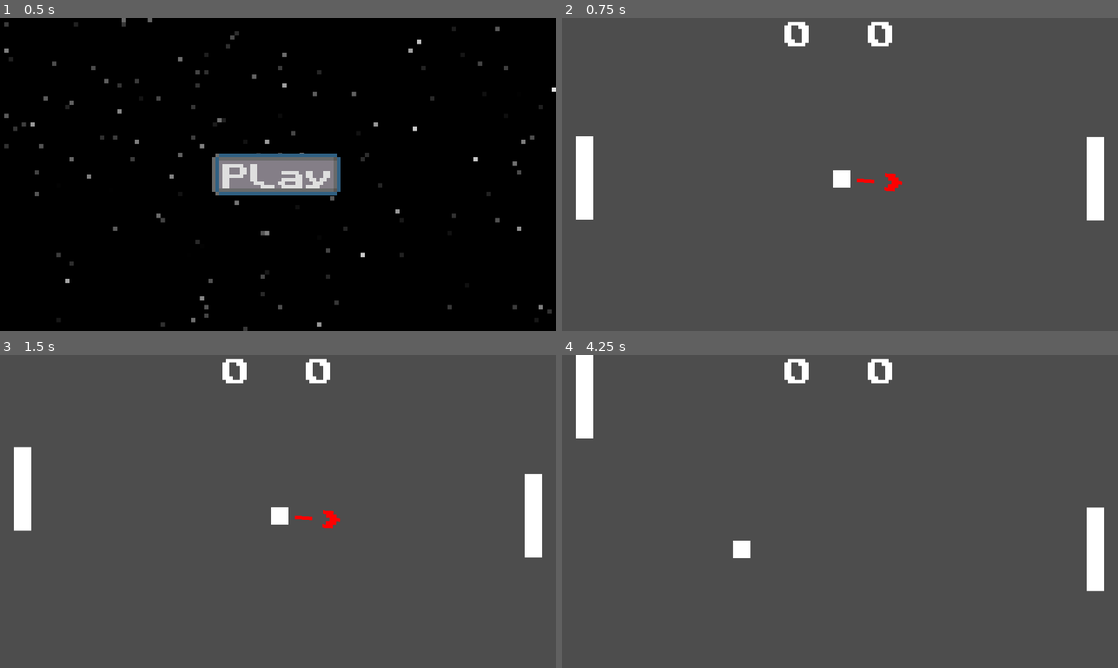
Above: before the commit, frames 1-4 (two rows, left to right).
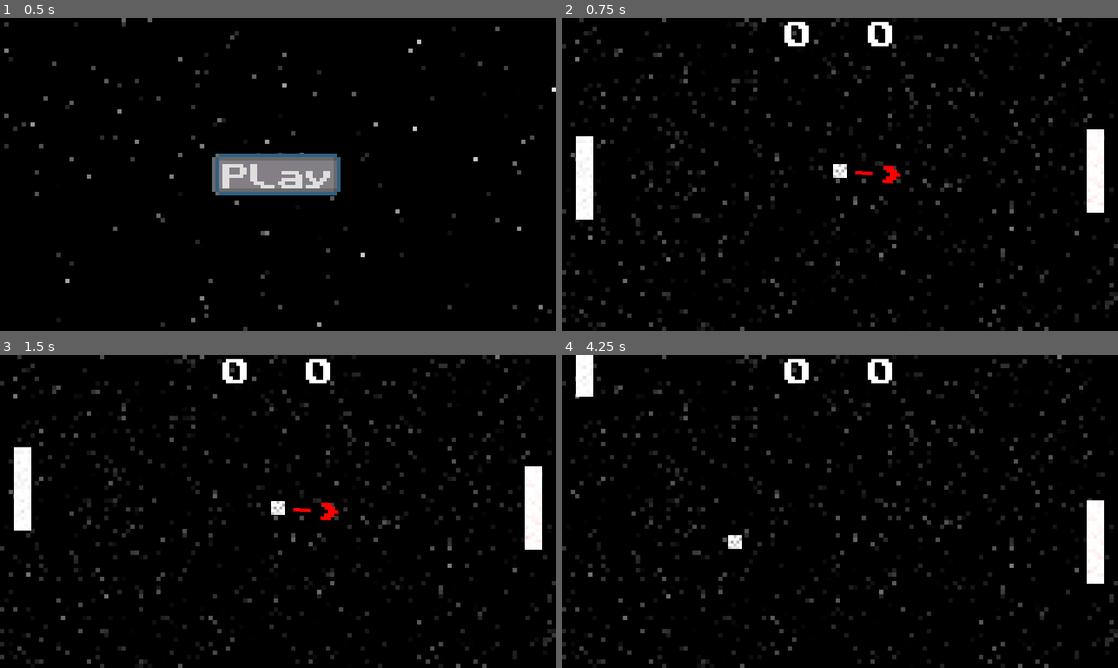
Above: after the commit, the same moments.

Repository: Shusako/godot-pong
Game: Godot game, scene res://scenes/mainmenu/mainmenu.tscn
Two runs of this game, one before a commit and one after it. Both use one fixed random seed, a clock stepped at 60 frames per second and the inputs below.
Inputs:
- Up to frame 1 (0.5 s): no input
- Up to frame 2 (0.75 s): click "Play" at 0.5 s
- Up to frame 3 (1.5 s): tap Enter at 1.25 s; hold W (move_up) from 1.28 s (still down)
- Up to frame 4 (4.25 s): release W (move_up) at 2.03 s; hold S (move_down) 2.03-2.78 s; hold W (move_up) from 2.78 s (still down)

Frame 1 is identical in both runs. In frame 2, 96% of the frame differs, in the area x 0-100%, y 0-100%; in frame 3, 96%; in frame 4, 97%.

Commit message:
add sprites to everything

Diff:
--- a/entities/ball/ball.tscn
+++ b/entities/ball/ball.tscn
@@ -1,7 +1,8 @@
-[gd_scene load_steps=5 format=3 uid="uid://bngrgk1jp3xu0"]
+[gd_scene load_steps=6 format=3 uid="uid://bngrgk1jp3xu0"]
 
 [ext_resource type="Script" path="res://entities/ball/ball.gd" id="1_gsjll"]
 [ext_resource type="FontFile" uid="uid://bklcbq12rujti" path="res://scenes/common_assets/fonts/PublicPixel-rv0pA.ttf" id="2_02lh2"]
+[ext_resource type="Texture2D" uid="uid://bobyn4jgo6vir" path="res://entities/ball/assets/ball.png" id="2_yj7bt"]
 
 [sub_resource type="PhysicsMaterial" id="PhysicsMaterial_k14as"]
 friction = 0.0
@@ -11,7 +12,7 @@
 radius = 22.0227
 
 [node name="Ball" type="RigidBody2D" node_paths=PackedStringArray("DirectionHintLabel") groups=["Ball"]]
-position = Vector2(644, 370)
+position = Vector2(640, 352)
 physics_material_override = SubResource("PhysicsMaterial_k14as")
 gravity_scale = 0.0
 can_sleep = false
@@ -23,22 +24,13 @@
 script = ExtResource("1_gsjll")
 DirectionHintLabel = NodePath("DirectionHintLabel")
 
-[node name="ColorRect" type="ColorRect" parent="."]
-anchors_preset = 8
-anchor_left = 0.5
-anchor_top = 0.5
-anchor_right = 0.5
-anchor_bottom = 0.5
-offset_left = -20.0
-offset_top = -20.0
-offset_right = 20.0
-offset_bottom = 20.0
-grow_horizontal = 2
-grow_vertical = 2
+[node name="Texture" type="Sprite2D" parent="."]
+position = Vector2(-3.8147e-06, 3.8147e-06)
+scale = Vector2(6.4, 6.4)
+texture = ExtResource("2_yj7bt")
 metadata/_edit_use_anchors_ = true
 
 [node name="CollisionShape2D" type="CollisionShape2D" parent="."]
-visible = false
 shape = SubResource("CircleShape2D_273sm")
 
 [node name="DirectionHintLabel" type="Label" parent="."]
--- a/scenes/classic_ingame/classic.tscn
+++ b/scenes/classic_ingame/classic.tscn
@@ -1,12 +1,15 @@
-[gd_scene load_steps=12 format=3 uid="uid://bbmrc3f5amrwk"]
+[gd_scene load_steps=15 format=3 uid="uid://bbmrc3f5amrwk"]
 
 [ext_resource type="Script" path="res://scenes/classic_ingame/assets/game_controller.gd" id="1_igr2h"]
 [ext_resource type="PackedScene" uid="uid://bngrgk1jp3xu0" path="res://entities/ball/ball.tscn" id="2_55mtd"]
 [ext_resource type="Script" path="res://scenes/classic_ingame/assets/score_keeper.gd" id="3_fvqlf"]
+[ext_resource type="Texture2D" uid="uid://kgm2c6a28yky" path="res://scenes/classic_ingame/assets/background.png" id="4_1x120"]
 [ext_resource type="Script" path="res://entities/playerpaddle/player_paddle.gd" id="4_k7850"]
 [ext_resource type="Script" path="res://entities/cpupaddle/cpu_paddle.gd" id="5_4gxpd"]
+[ext_resource type="Texture2D" uid="uid://cxh0nwuyxm6fs" path="res://entities/playerpaddle/assets/paddle.png" id="5_pnabw"]
 [ext_resource type="Script" path="res://scenes/classic_ingame/assets/score_zone.gd" id="6_jkw5n"]
 [ext_resource type="FontFile" uid="uid://bklcbq12rujti" path="res://scenes/common_assets/fonts/PublicPixel-rv0pA.ttf" id="7_ftunn"]
+[ext_resource type="Texture2D" uid="uid://c5d2rqrcn4ui6" path="res://entities/cpupaddle/assets/paddle.png" id="7_h2uek"]
 
 [sub_resource type="PhysicsMaterial" id="PhysicsMaterial_awbul"]
 friction = 0.0
@@ -39,19 +42,20 @@
 wait_time = 2.0
 one_shot = true
 
+[node name="Background" type="Sprite2D" parent="."]
+position = Vector2(640, 360)
+scale = Vector2(10, 10)
+texture = ExtResource("4_1x120")
+
 [node name="PlayerPaddle" type="StaticBody2D" parent="."]
 position = Vector2(32, 368)
 physics_material_override = SubResource("PhysicsMaterial_awbul")
 script = ExtResource("4_k7850")
 
-[node name="ColorRect" type="ColorRect" parent="PlayerPaddle"]
-anchors_preset = 4
-anchor_top = 0.5
-anchor_bottom = 0.5
-offset_top = -96.0
-offset_right = 40.0
-offset_bottom = 96.0
-grow_vertical = 2
+[node name="Texture" type="Sprite2D" parent="PlayerPaddle"]
+position = Vector2(20, -3.8147e-06)
+scale = Vector2(8, 8)
+texture = ExtResource("5_pnabw")
 
 [node name="CollisionShape2D" type="CollisionPolygon2D" parent="PlayerPaddle"]
 position = Vector2(-24, 0)
@@ -62,17 +66,10 @@
 physics_material_override = SubResource("PhysicsMaterial_exi6s")
 script = ExtResource("5_4gxpd")
 
-[node name="ColorRect" type="ColorRect" parent="CpuPaddle"]
-anchors_preset = 6
-anchor_left = 1.0
-anchor_top = 0.5
-anchor_right = 1.0
-anchor_bottom = 0.5
-offset_left = -40.0
-offset_top = -96.0
-offset_bottom = 96.0
-grow_horizontal = 0
-grow_vertical = 2
+[node name="Texture" type="Sprite2D" parent="CpuPaddle"]
+position = Vector2(-20, 1.14441e-05)
+scale = Vector2(8.00001, 8)
+texture = ExtResource("7_h2uek")
 
 [node name="CollisionShape2D2" type="CollisionPolygon2D" parent="CpuPaddle"]
 position = Vector2(24, 0)
Binary file added: entities/ball/assets/ball.png
Not shown, added: entities/ball/assets/ball.png.import
Binary file added: entities/cpupaddle/assets/paddle.png
Not shown, added: entities/cpupaddle/assets/paddle.png.import
Binary file added: entities/playerpaddle/assets/paddle.png
Not shown, added: entities/playerpaddle/assets/paddle.png.import
Binary file added: scenes/classic_ingame/assets/background.png
Not shown, added: scenes/classic_ingame/assets/background.png.import
